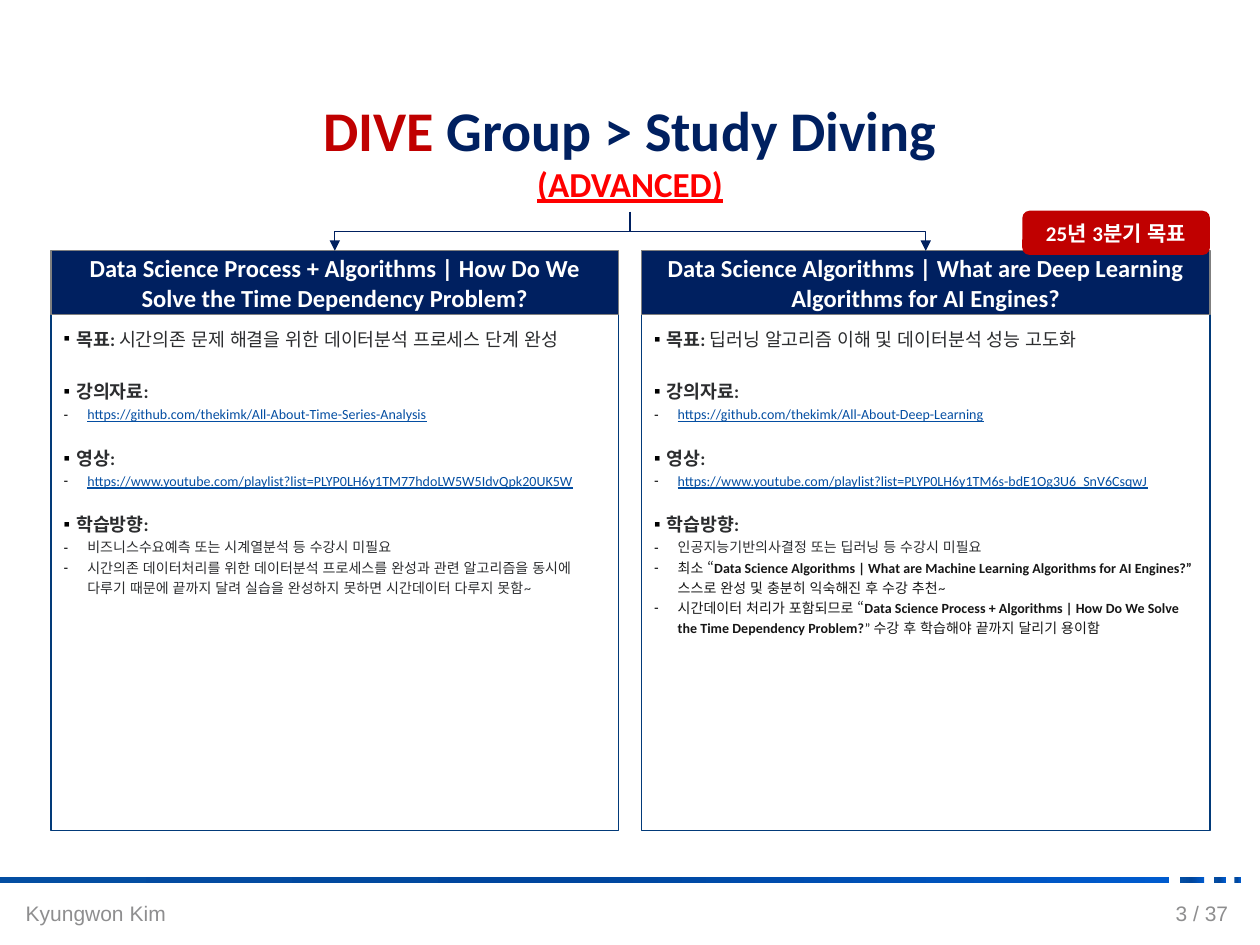
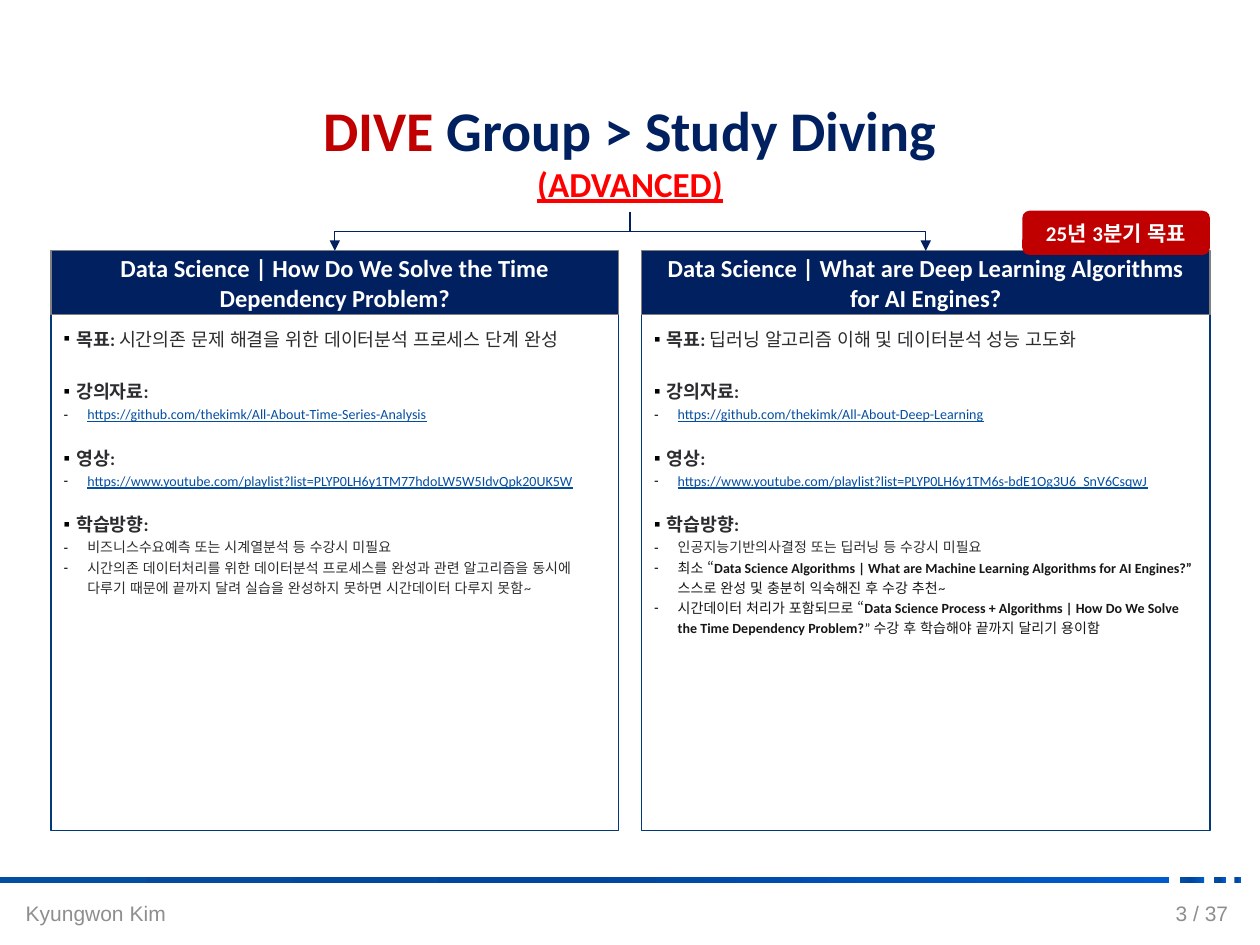
Before and after one commit to DataWizardd/DEBA-Research, a slide deck: slide 4 of [Document]/소개운영자료/[DIVE_운영방향_김경원교수].pptx. Drawn at 1260x945 pixels with LibreOffice and Linux fonts; fonts in the diff are those of the drawing; background and template pictures are left out. Boxes give left, top, right and bottom in pixels: in the first picture for what was removed or moved away, otherwise in the second. Text is boxed around its words. In the diff, an @@ line names an element or a change of style, - is before the commit and + after.

```diff
--- a/[Document]/소개운영자료/[DIVE_운영방향_김경원교수].pptx
+++ b/[Document]/소개운영자료/[DIVE_운영방향_김경원교수].pptx
@@ text in rounded rectangle at (120, 259, 548, 311): text changed @@
-Data Science Process + Algorithms | How Do We Solve the Time Dependency Problem?
+Data Science | How Do We Solve the Time Dependency Problem?
@@ text in rounded rectangle at (668, 259, 1183, 311): text changed @@
-Data Science Algorithms | What are Deep Learning Algorithms for AI Engines?
+Data Science | What are Deep Learning Algorithms for AI Engines?
```
